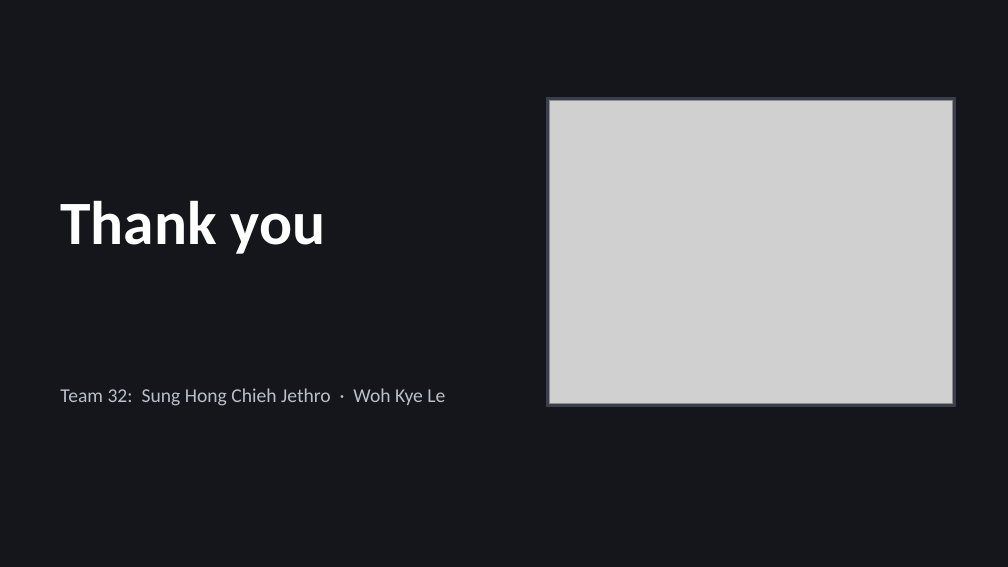
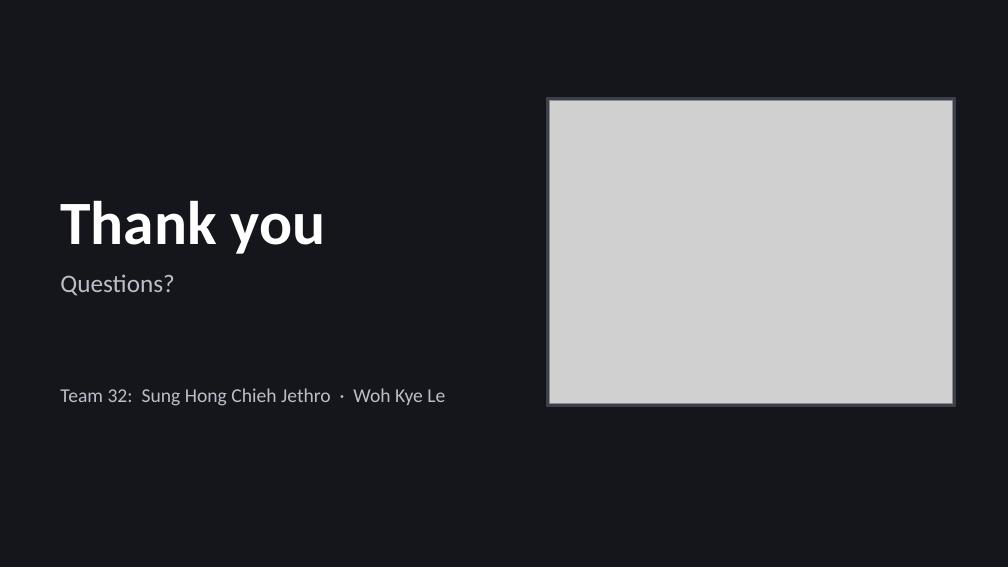
Before and after one commit to Woh-Kye-Le/CSD3116_Team_assignment, a slide deck: slide 26 of Presentation_Slides.pptx. Drawn at 1008x567 pixels with LibreOffice and Linux fonts; fonts in the diff are those of the drawing; grey boxes stand for pictures. Boxes give left, top, right and bottom in pixels: in the first picture for what was removed or moved away, otherwise in the second. Text is boxed around its words. In the diff, an @@ line names an element or a change of style, - is before the commit and + after.

```diff
--- a/Presentation_Slides.pptx
+++ b/Presentation_Slides.pptx
@@ text added at bbox=[60, 274, 174, 296], 18 pt, text #B9BEC9 @@
+Questions?
```
Also in this commit, not shown: 1 other slide changed.
